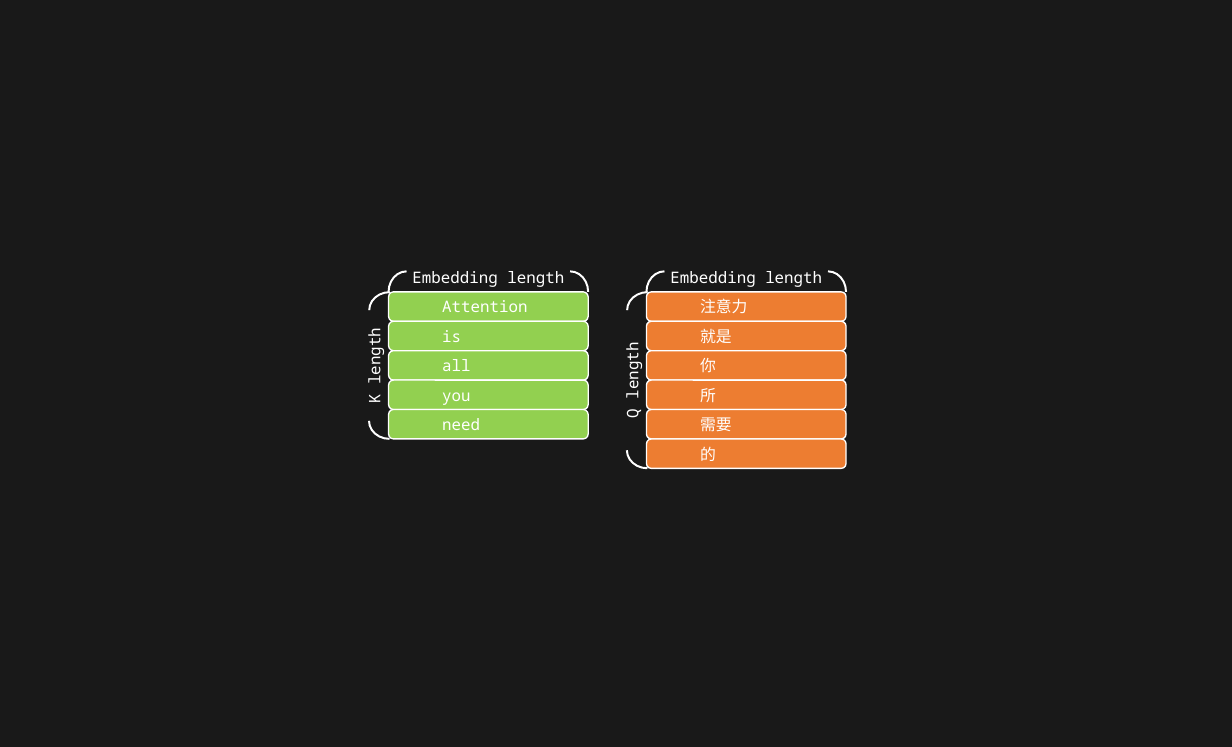
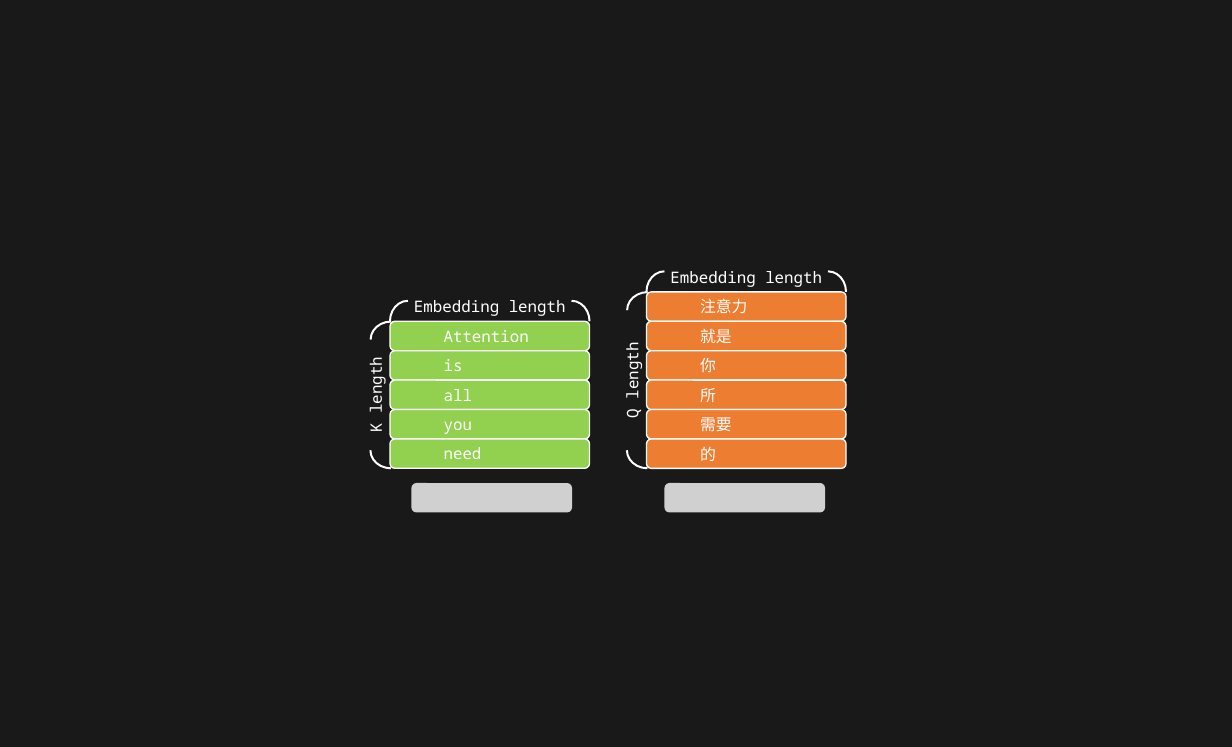
Before and after one commit to toonnyy8/PPT, a slide deck: slide 8 of Attention-is-all-you-need/image.pptx. Drawn at 1232x747 pixels with LibreOffice and Linux fonts; fonts in the diff are those of the drawing; grey boxes stand for pictures. Boxes give left, top, right and bottom in pixels: in the first picture for what was removed or moved away, otherwise in the second. Text is boxed around its words. In the diff, an @@ line names an element or a change of style, - is before the commit and + after.

```diff
--- a/Attention-is-all-you-need/image.pptx
+++ b/Attention-is-all-you-need/image.pptx
@@ 7 rounded rectangles, 4 arc (boxed as its full ellipse)s: place and size @@
-7 rounded rectangles, 4 arc (boxed as its full ellipse)s at [360, 262, 588, 439]
+7 rounded rectangles, 4 arc (boxed as its full ellipse)s at [361, 292, 589, 468]
@@ picture added at [412, 483, 572, 512] @@
@@ picture added at [664, 483, 825, 512] @@
```
Also in this commit, not shown: 5 other files.
